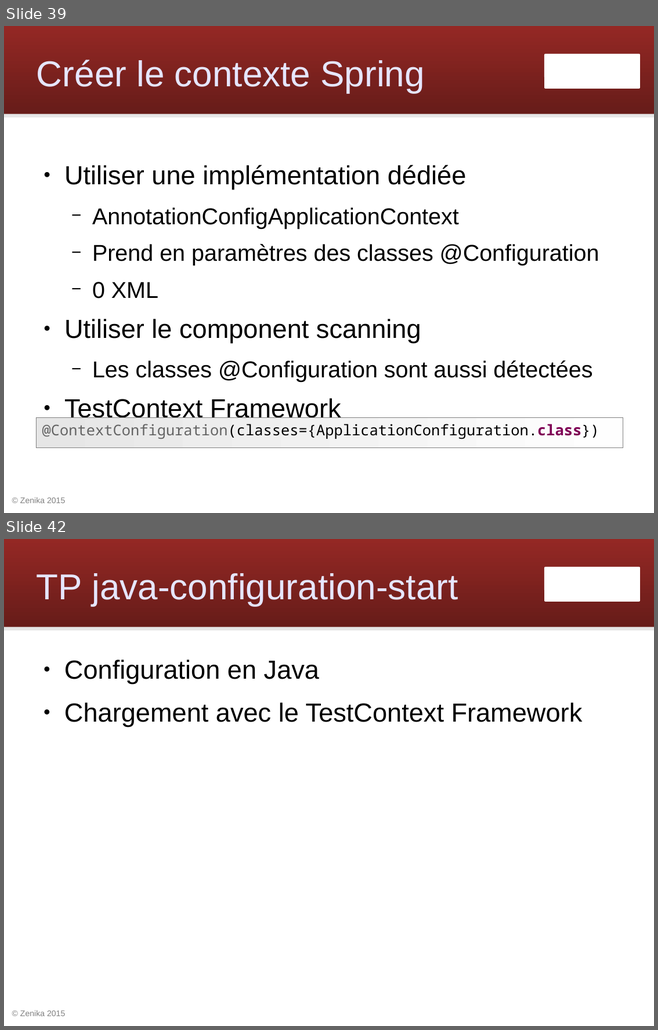
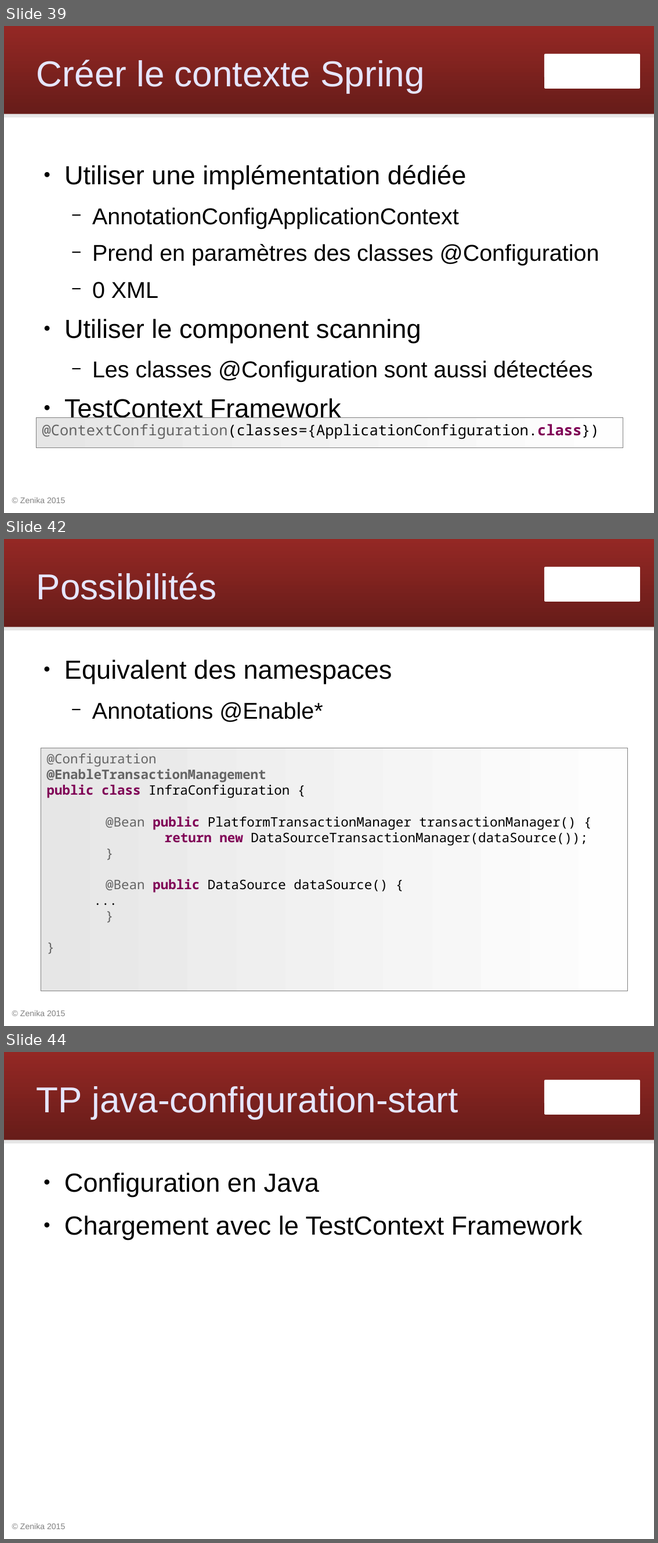
Before and after one commit to Zenika/workshop-spring-core, a slide deck: spring-workshop.odp. Shown one above the other, each under a label of ours: slides 39 and 42 before the commit, slides 39, 42 and 44 after it; the slides between them are not shown. The pictures are 658x1030 and 658x1543 pixels, drawn with LibreOffice and Linux fonts; fonts in the diff are those of the drawing; background and template pictures are left out. Boxes give left, top, right and bottom in pixels: in the first picture for what was removed or moved away, otherwise in the second. Text is boxed around its words. In the diff, an @@ line names an element or a change of style, - is before the commit and + after.

```diff
--- a/spring-workshop.odp
+++ b/spring-workshop.odp
@@ slide 42 added at <box>4,539,654,1026</box>, background #FFFFFF; not listed: 4 template elements that a slide beside it also shows @@
@@ title added at <box>36,573,216,600</box>, 44 pt, text #E6E6FF @@
+Possibilités
@@ text added at <box>64,660,392,722</box>, 32 pt, text #000000 @@
+● Equivalent des namespaces
+  − Annotations @Enable*
@@ rectangle added at <box>41,748,628,991</box>, fill gradient #E6E6E6 to #FEFEFE, outline #808080 0 pt, 16 pt, text #000000 @@
+@Configuration
+@EnableTransactionManagement
+public class InfraConfiguration {
+@Bean public PlatformTransactionManager transactionManager() {
+return new DataSourceTransactionManager(dataSource());
+}
+@Bean public DataSource dataSource() {
+...
+}
+}
@@ what was slide 42 is now slide 44 @@
```
Also in this commit, not shown: 3 slides changed, 3 other slides added, 1 slide removed.
